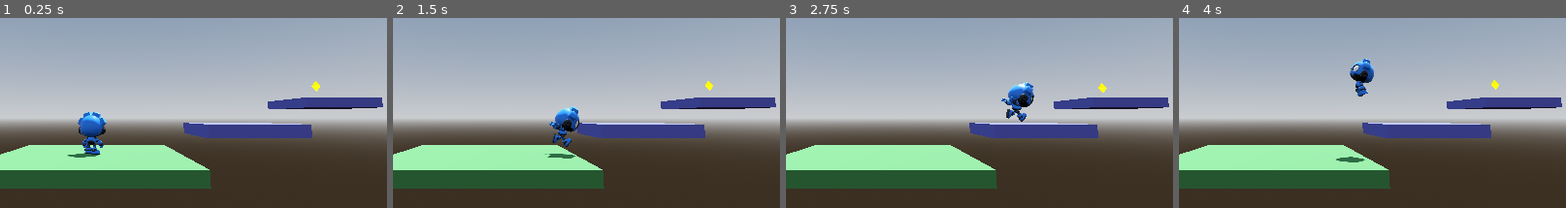
Above: before the commit, frames 1-4 (left to right).
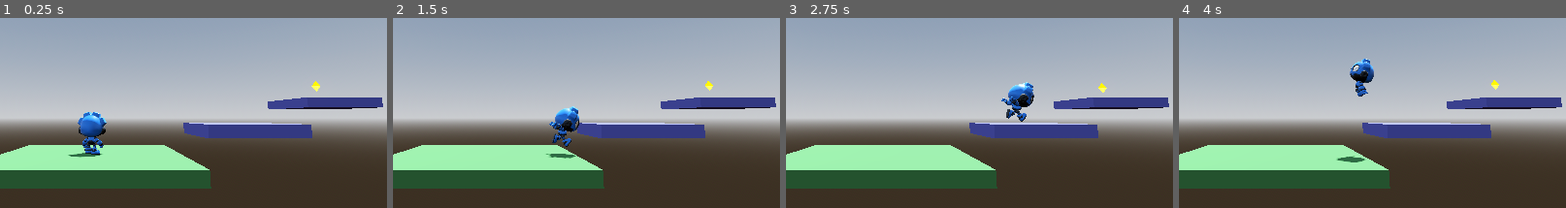
Above: after the commit, the same moments.

Repository: ZacharyEllison/rewind
Game: Godot game, scene res://scenes/main.tscn
Two runs of this game, one before a commit and one after it. Both use one fixed random seed, a clock stepped at 60 frames per second and the inputs below.
Inputs (mouse positions are % of the whole screen's width and height, from its top left):
- Up to frame 1 (0.25 s): no input
- Up to frame 2 (1.5 s): tap Enter (ui_accept) at 0.5, 0.77, 1.07 s; move the mouse to (72, 37) at 0.52 s; hold Right (ui_right) 0.53-1.25 s; tap 1 at 0.6 s; click (72, 37) at 0.67 s; drag from (30, 48) to (45, 66) at 1.27 s
- Up to frame 3 (2.75 s): tap Enter (ui_accept) at 2 s; move the mouse to (60, 18) at 2.02 s; hold Right (ui_right) from 2.03 s (still down); tap 3 at 2.1 s
- Up to frame 4 (4 s): release Right (ui_right) at 2.75 s; drag from (45, 66) to (20, 26) at 2.77 s; move the mouse to (80, 60) at 3.52 s; hold Left (ui_left) from 3.53 s (still down); tap 5 at 3.6 s; tap Enter (ui_accept) at 3.77 s
The pictures show only the part of the screen within x 35-85%, y 31-81%; the shares and areas given below are measured in that part.

The runs differ from the first frame. In frame 1, 0.2% of the frame differs, in the area x 17-83%, y 35-74%; in frame 2, 0.2%, in the area x 39-83%, y 35-74%; in frame 3, 0.1%; in frame 4, 0.1%.

Commit message:
status and reset on fall

Diff:
--- a/assets/scripts/_systems/RobotCharacterController.gd
+++ b/assets/scripts/_systems/RobotCharacterController.gd
@@ -102,8 +102,15 @@
 func respawn() -> void:
 	velocity = Vector3.ZERO
 	global_position = spawn_position
-	if game_manager:
-		game_manager.retry_current_attempt()
+	if not game_manager:
+		return
+	if game_manager.is_recording_active():
+		# Treat the fall as the natural end of the run — stop and show the ghost.
+		game_manager.stop_recording()
+		game_manager.trigger_rewind()
+	elif not game_manager.is_rewinding_active():
+		# Fell before recording anything — start fresh immediately.
+		game_manager.start_recording()
 
 
 # --- Input ---
Not shown, changed: PROJECT_PLAN.md
Not shown, changed: PROJECT_STATUS.md
